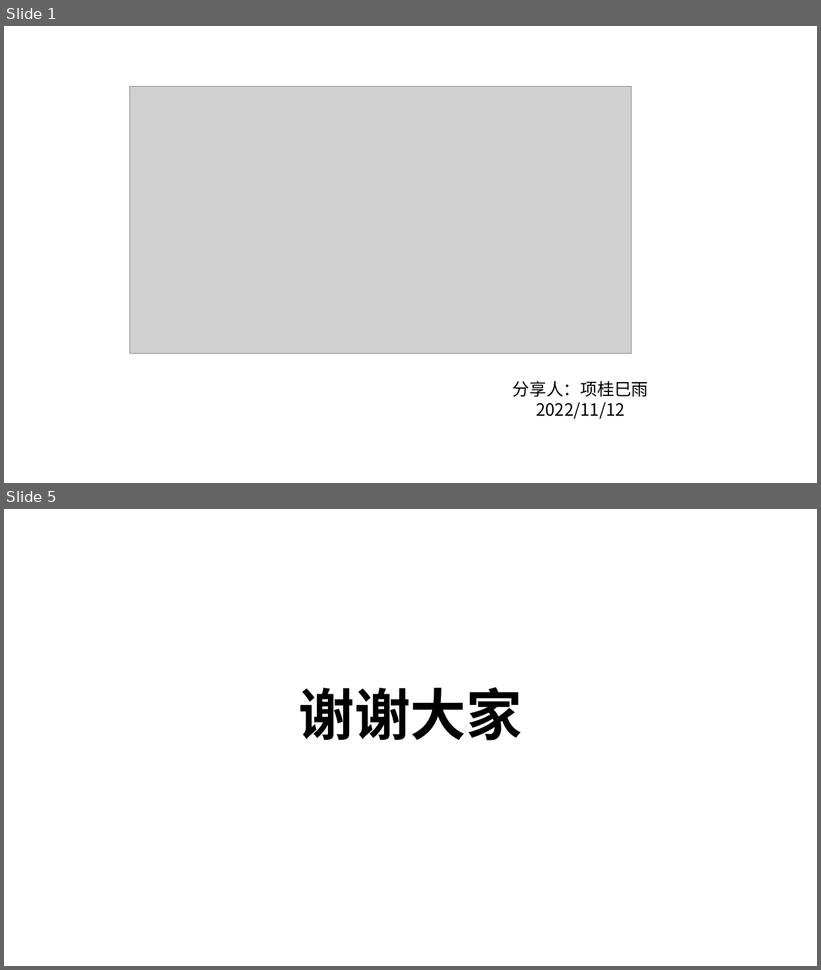
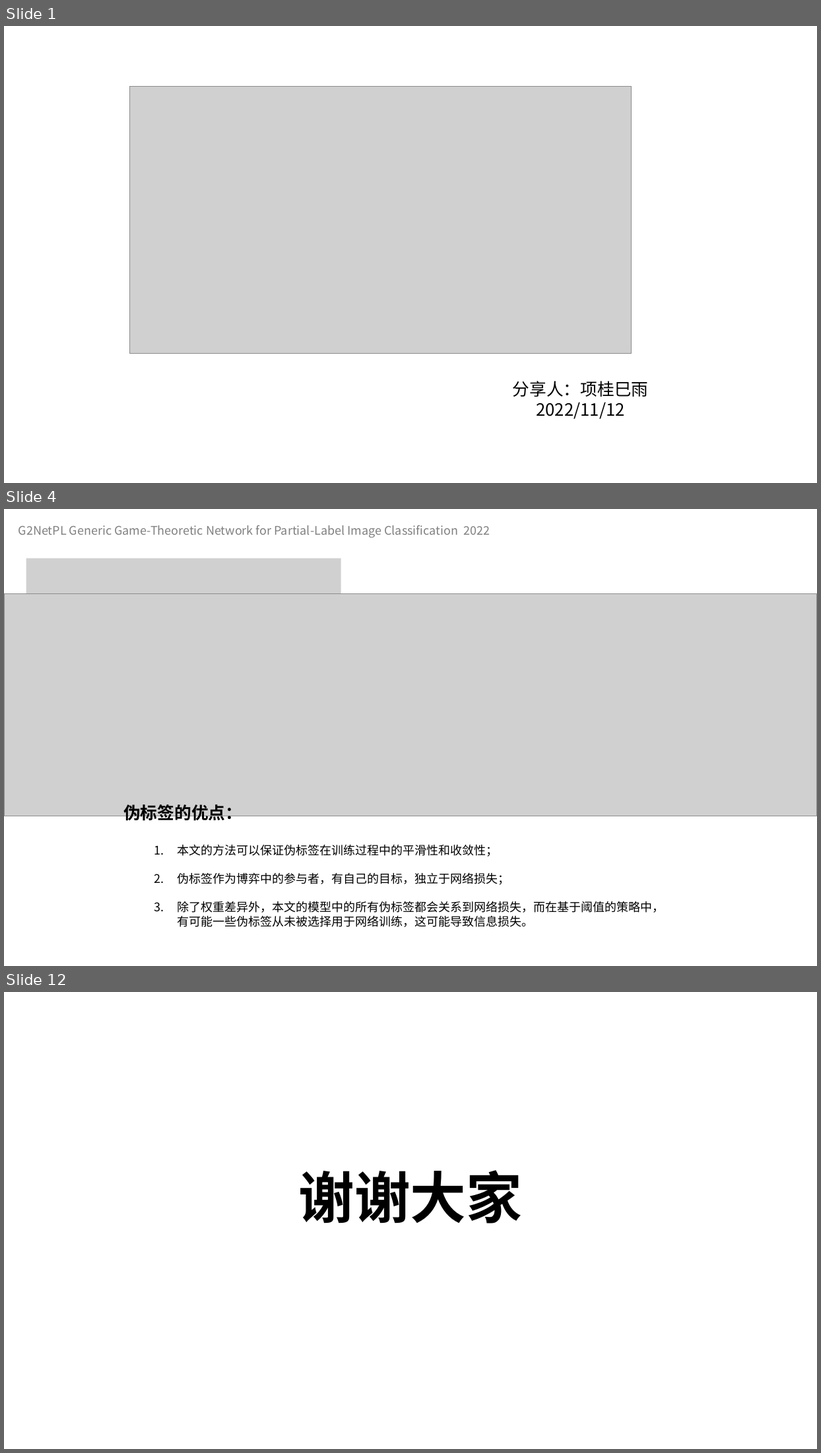
Before and after one commit to celeste-lingshi/Celeste, a slide deck: 汇报/11.12组会 项桂巳雨.pptx. Shown one above the other, each under a label of ours: slides 1 and 5 before the commit, slides 1, 4 and 12 after it; the slides between them are not shown. The pictures are 821x970 and 821x1453 pixels, drawn with LibreOffice and Linux fonts; fonts in the diff are those of the drawing; grey boxes stand for pictures. Boxes give left, top, right and bottom in pixels: in the first picture for what was removed or moved away, otherwise in the second. Text is boxed around its words. In the diff, an @@ line names an element or a change of style, - is before the commit and + after.

```diff
--- a/汇报/11.12组会 项桂巳雨.pptx
+++ b/汇报/11.12组会 项桂巳雨.pptx
@@ slide 4 added at (4,509,817,966), background #FFFFFF @@
@@ text added at (19,525,490,538), 14 pt, text #808080 @@
+G2NetPL Generic Game-Theoretic Network for Partial-Label Image Classification 2022
@@ picture added at (26,559,341,593) @@
@@ picture added at (4,593,817,816) @@
@@ text added at (123,805,664,927), 14 pt, text #000000 @@
+伪标签的优点：
+  1. 本文的方法可以保证伪标签在训练过程中的平滑性和收敛性；
+  2. 伪标签作为博弈中的参与者，有自己的目标，独立于网络损失；
+  3. 除了权重差异外，本文的模型中的所有伪标签都会关系到网络损失，而在基于阈值的策略中，有可能一些伪标签从未被选择用于网络训练，这可能导致信息损失。
@@ what was slide 5 is now slide 12 @@
```
Also in this commit, not shown: 3 slides changed, 6 other slides added, 2 other files.
